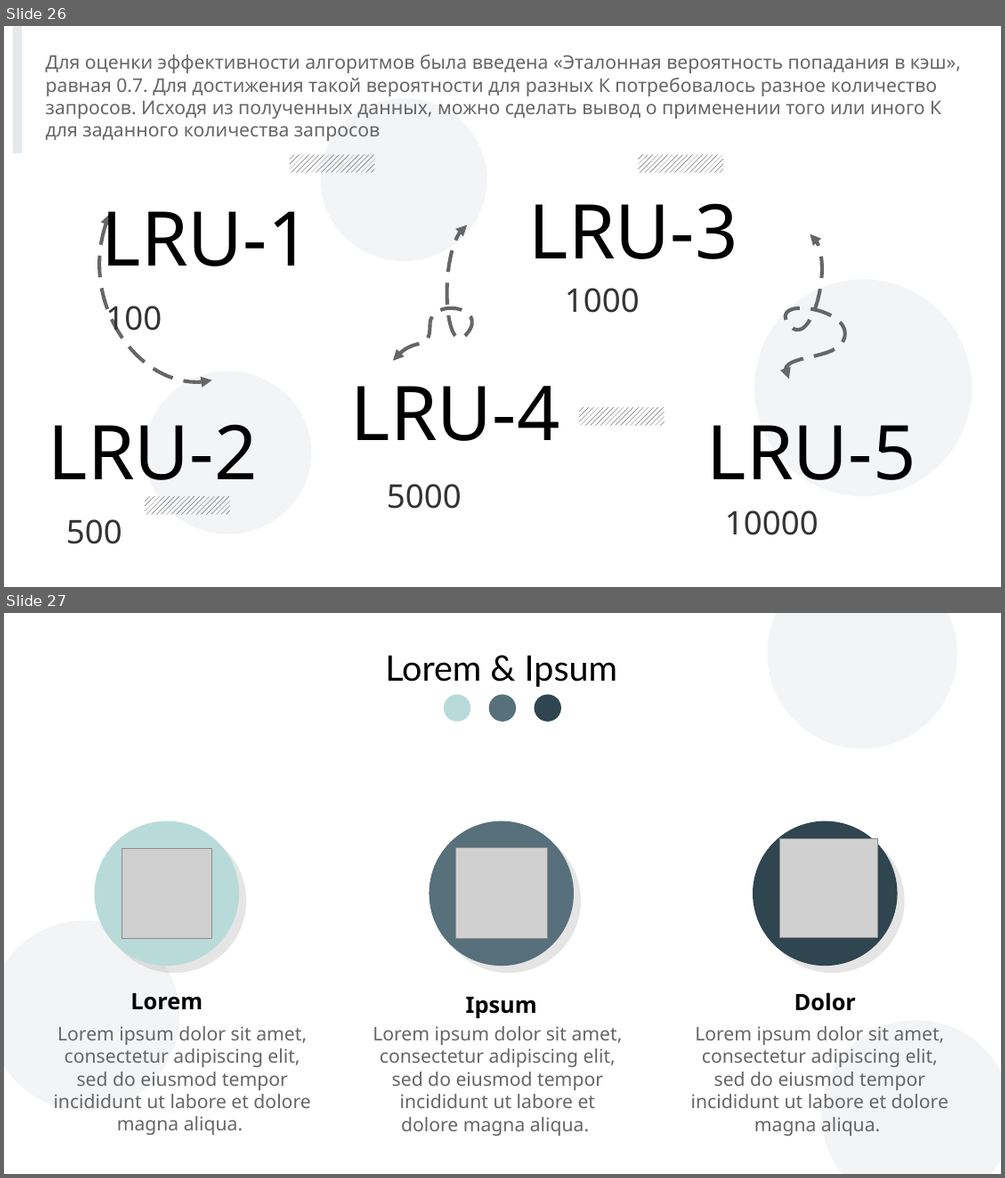
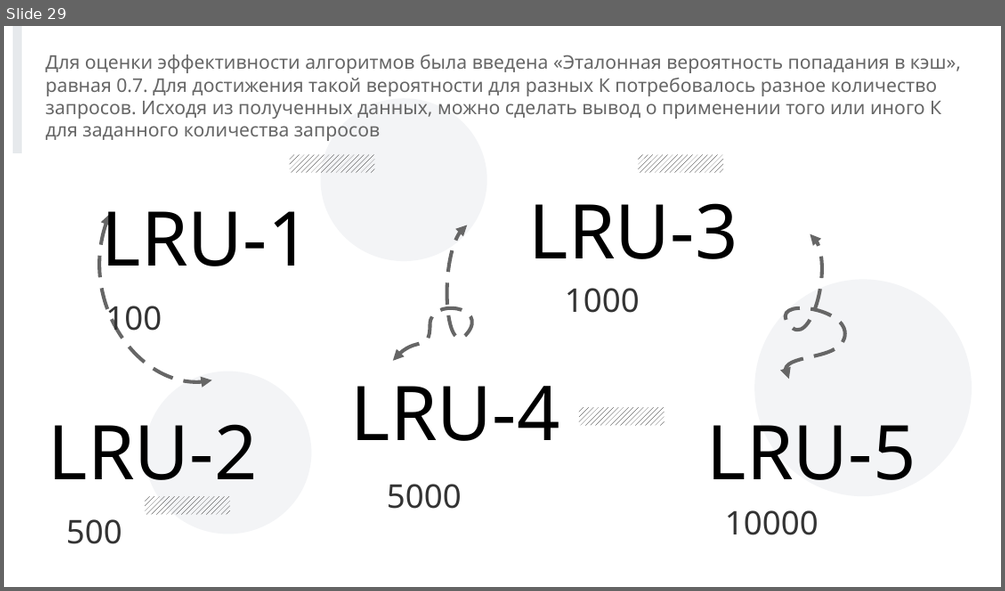
Before and after one commit to andreyStrachuk/LRU-K, a slide deck: Theory/Презентация LRU-K.pptx. Shown one above the other, each under a label of ours: slides 26 and 27 before the commit, slide 29 after it. The pictures are 1005x1178 and 1005x591 pixels, drawn with LibreOffice and Linux fonts; fonts in the diff are those of the drawing; grey boxes stand for pictures; background and template pictures are left out. Boxes give left, top, right and bottom in pixels: in the first picture for what was removed or moved away, otherwise in the second. Text is boxed around its words. In the diff, an @@ line names an element or a change of style, - is before the commit and + after.

```diff
--- a/Theory/Презентация LRU-K.pptx
+++ b/Theory/Презентация LRU-K.pptx
@@ slide 27 removed at [4, 613, 1001, 1174], background #FFFFFF @@
@@ ellipse removed at [768, 613, 957, 748] @@
@@ text removed at [385, 655, 617, 687] @@
-Lorem & Ipsum
@@ ellipse removed at [444, 694, 470, 722] @@
@@ ellipse removed at [489, 694, 516, 722] @@
@@ ellipse removed at [534, 694, 561, 722] @@
@@ ellipse removed at [95, 821, 239, 965] @@
@@ ellipse removed at [429, 821, 574, 965] @@
@@ ellipse removed at [753, 821, 898, 965] @@
@@ picture removed at [121, 848, 212, 939] @@
@@ picture removed at [456, 847, 548, 939] @@
@@ picture removed at [780, 839, 879, 938] @@
@@ ellipse removed at [4, 921, 179, 1111] @@
@@ text removed at [130, 993, 202, 1010] @@
-Lorem
@@ text removed at [466, 997, 537, 1018] @@
-Ipsum
@@ text removed at [794, 992, 856, 1011] @@
-Dolor
@@ text removed at [54, 1026, 310, 1135] @@
-Lorem ipsum dolor sit amet, consectetur adipiscing elit, sed do eiusmod tempor incididunt ut labore et dolore magna aliqua.
@@ text removed at [372, 1026, 623, 1135] @@
-Lorem ipsum dolor sit amet, consectetur adipiscing elit, sed do eiusmod tempor incididunt ut labore et dolore magna aliqua.
@@ text removed at [691, 1026, 948, 1135] @@
-Lorem ipsum dolor sit amet, consectetur adipiscing elit, sed do eiusmod tempor incididunt ut labore et dolore magna aliqua.
@@ ellipse removed at [822, 1020, 1001, 1174] @@
@@ what was slide 26 is now slide 29 @@
```
Also in this commit, not shown: 19 slides changed, 7 slides added, 1 other slide removed, 1 other file.
